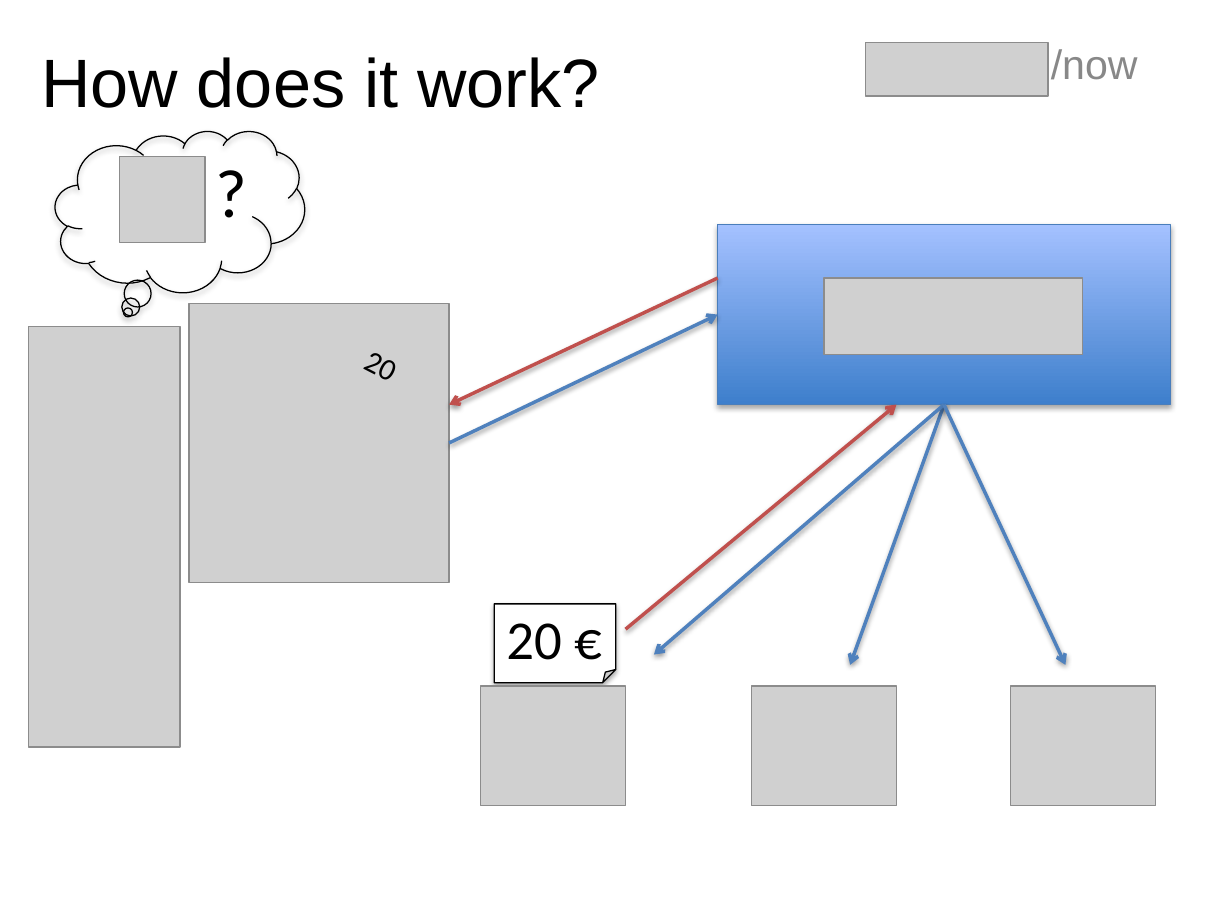
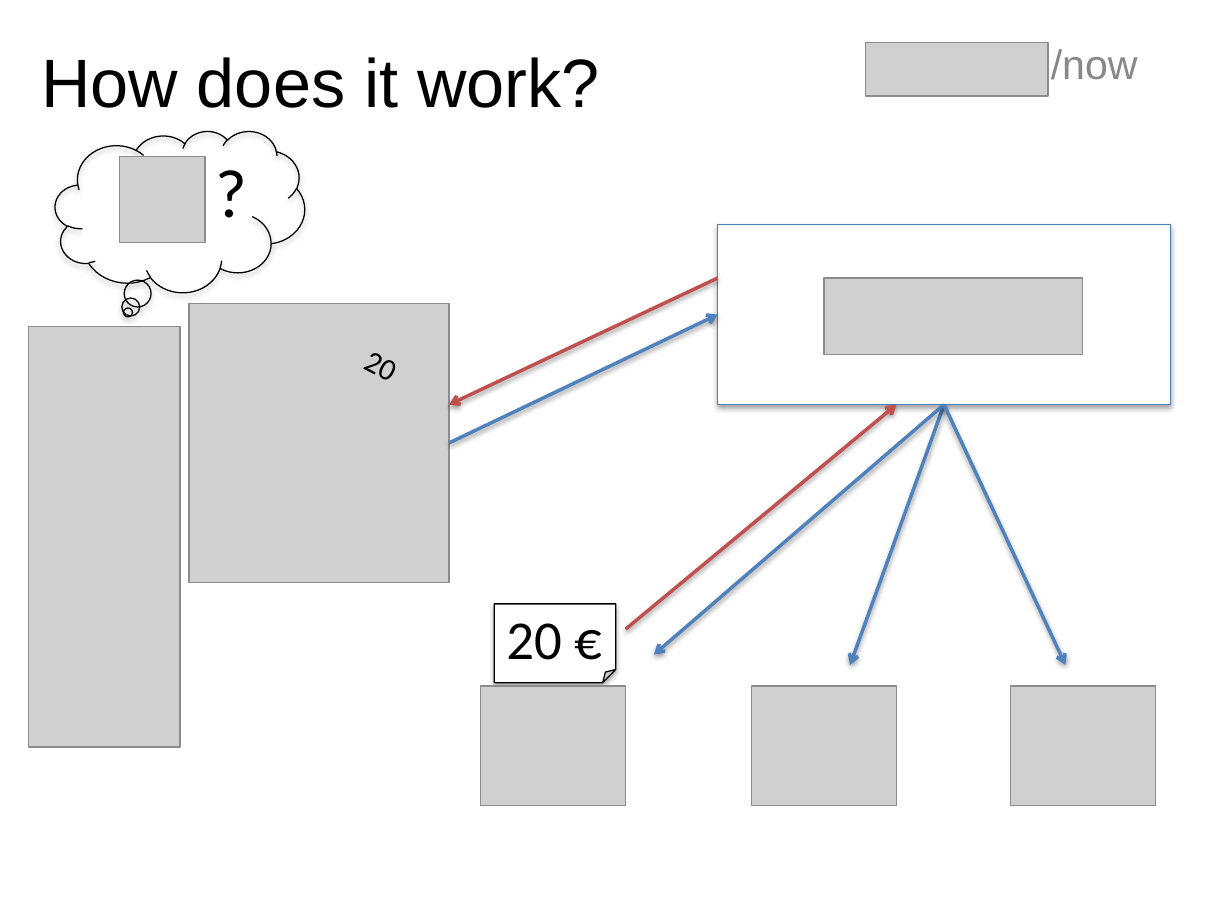
Before and after one commit to timglabisch/TrivagoHackathonGroup4, a slide deck: slide 4 of presentation/presentation.pptx (slide 5 before the commit). Drawn at 1232x924 pixels with LibreOffice and Linux fonts; fonts in the diff are those of the drawing; grey boxes stand for pictures. Boxes give left, top, right and bottom in pixels: in the first picture for what was removed or moved away, otherwise in the second. Text is boxed around its words. In the diff, an @@ line names an element or a change of style, - is before the commit and + after.

Commit message:
Presentation

```diff
--- a/presentation/presentation.pptx
+++ b/presentation/presentation.pptx
@@ rectangle at (718, 224, 1170, 404): fill gradient #3F80CE to #A4C4FF to #FFFFFF; outline #4B7EBC 0.75 pt to #4F81BD 0.75 pt @@
```
Also in this commit, not shown: 2 other slides changed, 1 slide removed.
